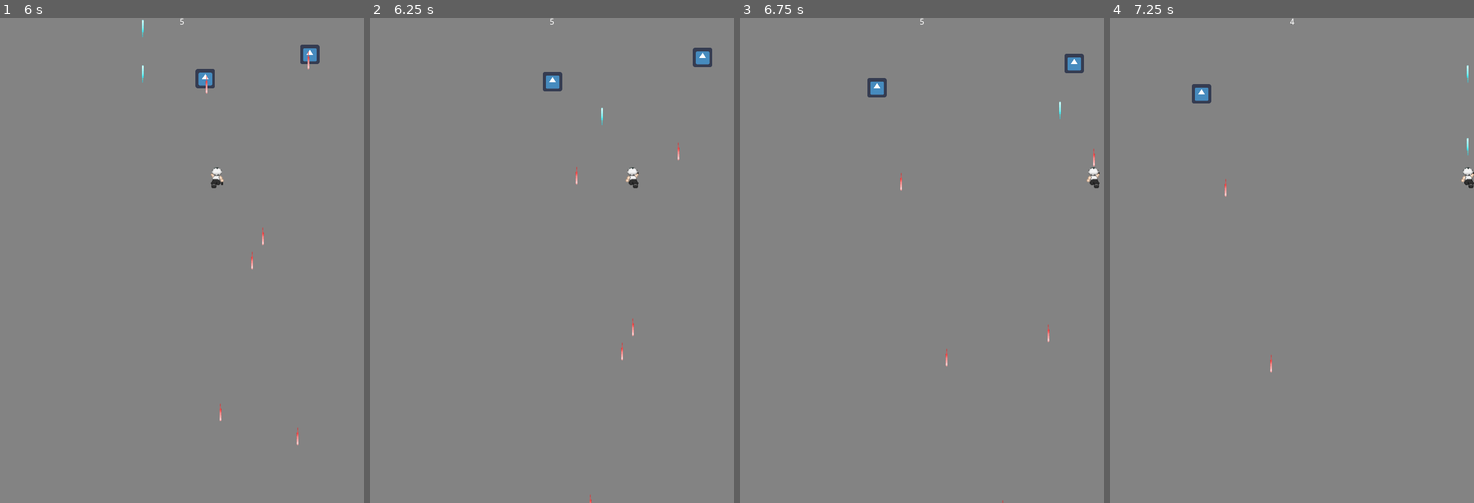
Above: before the commit, frames 1-4 (left to right).
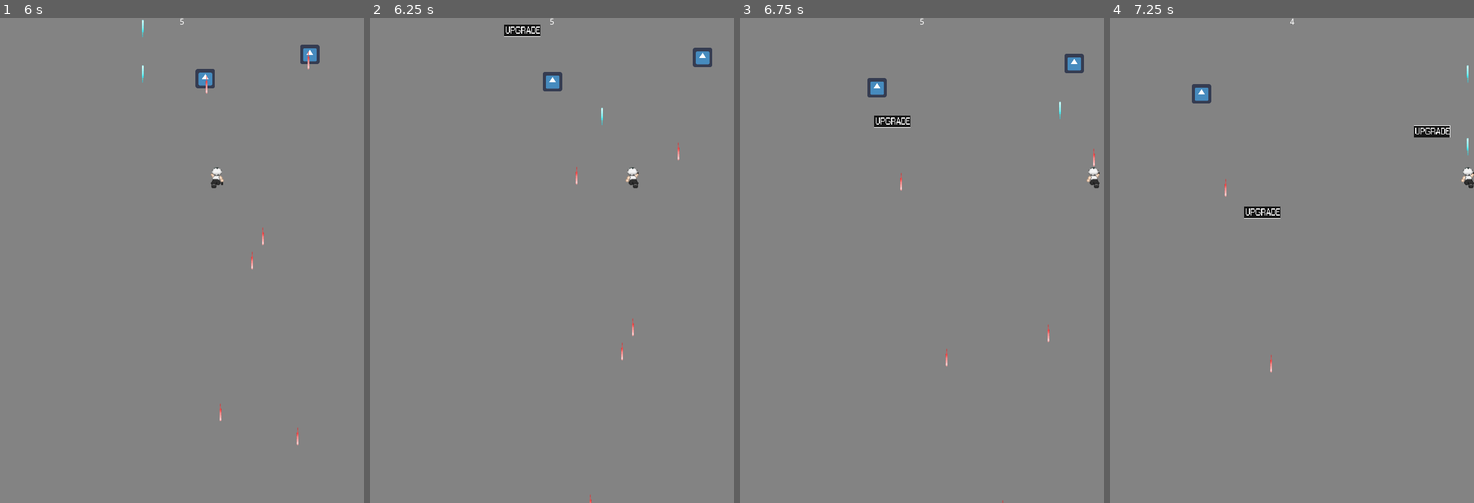
Above: after the commit, the same moments.

Repository: tyabbi/Godot-SHMUP
Game: Godot game, scene res://Scenes/main_screen.tscn
Two runs of this game, one before a commit and one after it. Both use one fixed random seed, a clock stepped at 60 frames per second and the inputs below. This scene is started directly instead of the project's main scene. The engine's default icon, where the game draws it, is replaced by a stand-in: a white triangle on a blue panel in a dark square.
Inputs:
- Up to frame 1 (6 s): hold Z (shoot) 0.53-1.28 s; hold Up (move_up) 0.53-2.03 s; tap X (dash) at 1.35, 3.6, 5.85 s; tap Z (shoot) at 1.55, 2.85, 4.35 s; hold Z (shoot) 2.03-2.78 s; hold Left (move_left) 2.03-3.53 s; hold Down (move_down) 3.53-4.28 s; hold Z (shoot) 3.53-4.28 s; hold Right (move_right) 4.28-5.03 s; hold Up (move_up) 5.03-5.78 s; hold Z (shoot) 5.03-5.78 s; hold Right (move_right) from 5.78 s (still down)
- Up to frame 2 (6.25 s): keep holding Right (move_right); tap Z (shoot) at 6.05 s
- Up to frame 3 (6.75 s): keep holding Right (move_right); hold Z (shoot) from 6.53 s (still down)
- Up to frame 4 (7.25 s): keep holding Right (move_right); keep holding Z (shoot)

Frame 1 is identical in both runs. In frame 2, 0.2% of the frame differs, in the area x 36-47%, y 1-4%; in frame 3, 0.2%; in frame 4, 0.5%, in the area x 36-94%, y 22-42%.

Commit message:
Add files via upload

Diff:
--- /dev/null
+++ b/CS_Game_Proj/Scenes/Powerup.gd
@@ -0,0 +1,32 @@
+extends Node2D
+
+
+# Declare member variables here. Examples:
+# var a = 2
+# var b = "text"
+
+var label = "POWERUP"
+var dir = Vector2(0, 1)
+
+# Called when the node enters the scene tree for the first time.
+func _ready():
+	$RayCast2D.add_exception(StaticBody2D)
+	get_node("VisibilityNotifier2D").connect("screen_exited", self, "_on_screen_exit")
+
+# Called every frame. 'delta' is the elapsed time since the previous frame.
+func _process(_delta):
+	$RayCast2D.add_exception(StaticBody2D)
+	self.position += dir.rotated(self.rotation)
+
+	if ($RayCast2D.is_colliding()) :
+		var collide = $RayCast2D.get_collider()
+		if (collide.label == "PLAYER"):
+			#teleport enemy away from play area upon "death"
+			position += Vector2(2000,2000)
+			if (collide.health > 0):
+				#damage value
+				collide.health -= 1
+			print(collide.health)
+
+func _on_screen_exit():
+	queue_free()
--- /dev/null
+++ b/CS_Game_Proj/Scenes/Powerup.tscn
@@ -0,0 +1,28 @@
+[gd_scene load_steps=5 format=2]
+
+[ext_resource path="res://Sprites/powerup.png" type="Texture" id=1]
+[ext_resource path="res://Sprites/powerup-frame2.png" type="Texture" id=2]
+[ext_resource path="res://Scenes/Powerup.gd" type="Script" id=3]
+
+[sub_resource type="SpriteFrames" id=1]
+animations = [ {
+"frames": [ ExtResource( 1 ), ExtResource( 2 ) ],
+"loop": true,
+"name": "default",
+"speed": 5.0
+} ]
+
+[node name="Node2D" type="Node2D"]
+script = ExtResource( 3 )
+
+[node name="AnimatedSprite" type="AnimatedSprite" parent="."]
+scale = Vector2( 0.2, 0.2 )
+frames = SubResource( 1 )
+
+[node name="RayCast2D" type="RayCast2D" parent="."]
+position = Vector2( 0, -13 )
+scale = Vector2( 30.175, 0.47 )
+enabled = true
+
+[node name="VisibilityNotifier2D" type="VisibilityNotifier2D" parent="."]
+scale = Vector2( 3.00409, 1 )
--- a/CS_Game_Proj/Scripts/Enemy1.gd
+++ b/CS_Game_Proj/Scripts/Enemy1.gd
@@ -5,6 +5,7 @@
 # var a = 2
 # var b = "text"
 var bullet_scene = load("res://Scenes/Enemy1_Bullet.tscn")
+var power_scene = load("res://Scenes/Powerup.tscn")
 var bullet_delay = 0.5
 var health = 1
 var label = "ENEMY"
@@ -26,6 +27,11 @@
 		move_vec = move_vec.bounce(collision.normal)
 
 	if (health <= 0):
+		var p = power_scene.instance()
+		p.position = self.position
+		p.dir = Vector2(0, 5)
+		get_parent().add_child(p)
+
 		get_parent().remove_child(self)
 		queue_free()
 
--- a/CS_Game_Proj/Scripts/Player.gd
+++ b/CS_Game_Proj/Scripts/Player.gd
@@ -8,6 +8,9 @@
 var bullet_delay = 0.2
 var dash_delay = 2
 const MOVE_SPEED = 150
+
+var double_shot = false
+var spread_shot = false
 
 var can_shoot = true
 var can_dash = true
@@ -64,11 +67,45 @@
 		queue_free()
 
 func shoot():
-	var b = bullet_scene.instance()
-	b.position = self.position
-	b.rotation = self.rotation
-	b.dir = Vector2(0, -10)
-	get_parent().add_child(b)
+	if(double_shot == true):
+		var b1 = bullet_scene.instance()
+		var b2 = bullet_scene.instance()
+
+		b1.position.x = self.position.x - 6
+		b1.position.y = self.position.y
+		b1.rotation = self.rotation
+		b2.position.x = self.position.x + 6
+		b2.rotation = self.rotation
+		b2.position.y = self.position.y
+		b1.dir = Vector2(0, -10)
+		b2.dir = Vector2(0, -10)
+
+		get_parent().add_child(b1)
+		get_parent().add_child(b2)
+	elif(spread_shot == true):
+		var b1 = bullet_scene.instance()
+		var b2 = bullet_scene.instance()
+		var b3 = bullet_scene.instance()
+
+		b1.position = self.position
+		b1.rotation = self.rotation - 25
+		b2.position = self.position
+		b2.rotation = self.rotation
+		b3.position = self.position
+		b3.rotation = self.rotation + 25
+		b1.dir = Vector2(0, -10)
+		b2.dir = Vector2(0, -10)
+		b3.dir = Vector2(0, -10)
+
+		get_parent().add_child(b1)
+		get_parent().add_child(b2)
+		get_parent().add_child(b3)
+	else:
+		var b = bullet_scene.instance()
+		b.position = self.position
+		b.rotation = self.rotation
+		b.dir = Vector2(0, -10)
+		get_parent().add_child(b)
 
 func dash(delta):
 	var move_vec = Vector2()
Binary file added: CS_Game_Proj/Sprites/powerup-frame2.png
Not shown, added: CS_Game_Proj/Sprites/powerup-frame2.png.import
Binary file added: CS_Game_Proj/Sprites/powerup.png
Not shown, added: CS_Game_Proj/Sprites/powerup.png.import
